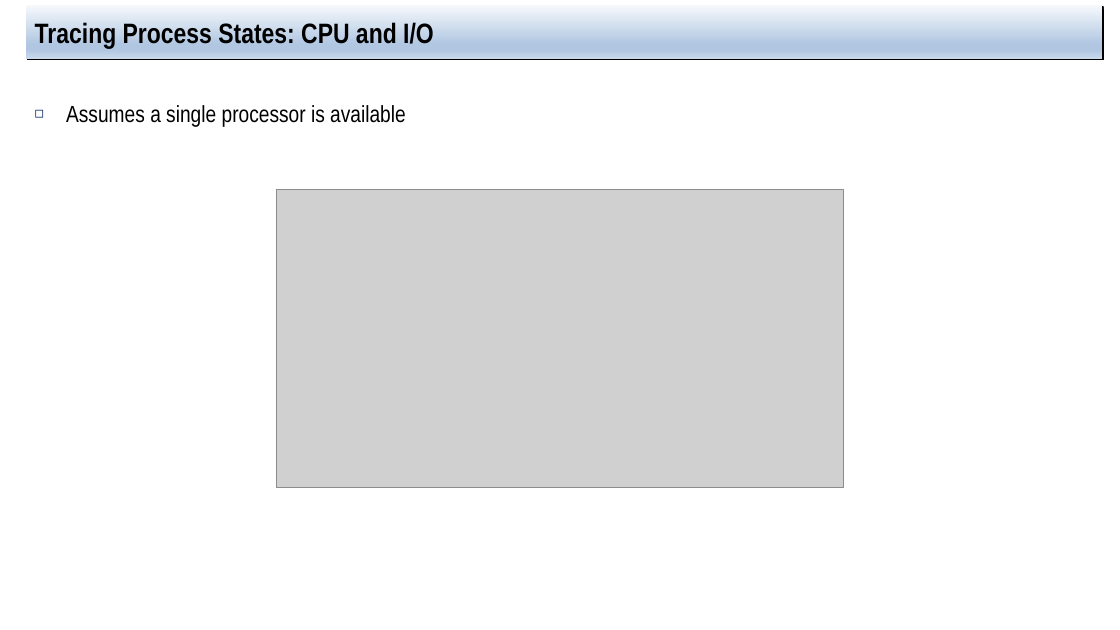
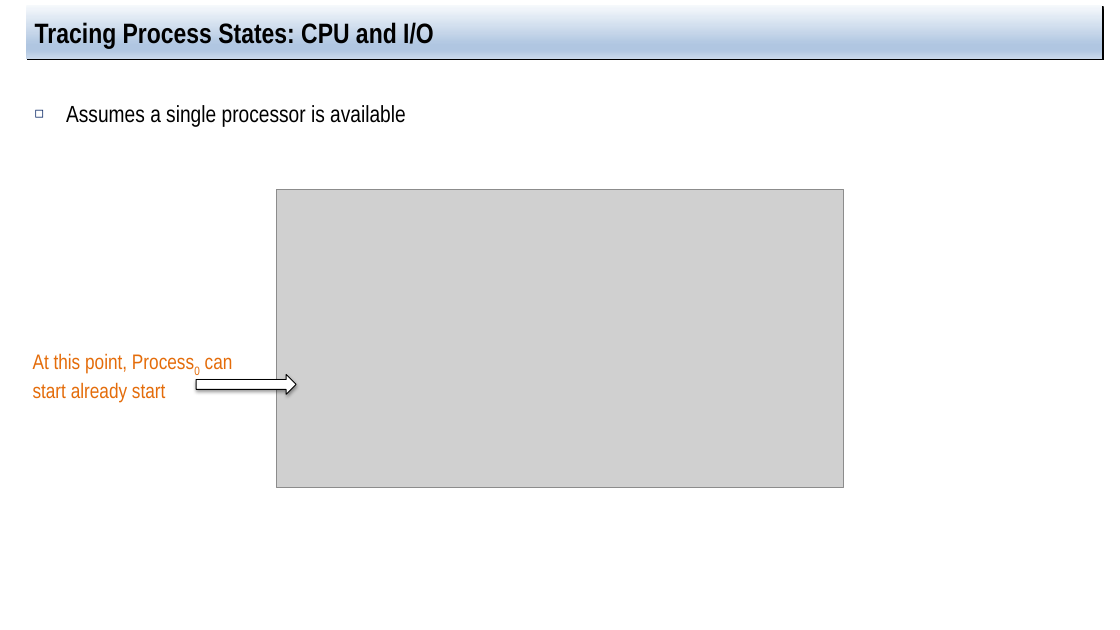
Before and after one commit to jachermocilla/extra-course-materials, a slide deck: slide 15 of cmsc125/ostep/slides/01.Virtualization/04.The_abstraction_the_process.pptx. Drawn at 1120x630 pixels with LibreOffice and Linux fonts; fonts in the diff are those of the drawing; grey boxes stand for pictures. Boxes give left, top, right and bottom in pixels: in the first picture for what was removed or moved away, otherwise in the second. Text is boxed around its words. In the diff, an @@ line names an element or a change of style, - is before the commit and + after.

```diff
--- a/cmsc125/ostep/slides/01.Virtualization/04.The_abstraction_the_process.pptx
+++ b/cmsc125/ostep/slides/01.Virtualization/04.The_abstraction_the_process.pptx
@@ text added at [33, 353, 233, 403], 18 pt, text #E46C0A @@
+At this point, Process0 can start already start
@@ right arrow added at [197, 375, 297, 395], fill #FFFFFF, outline #000000 0.75 pt @@
```
Also in this commit, not shown: 6 other slides changed, 1 other file.
